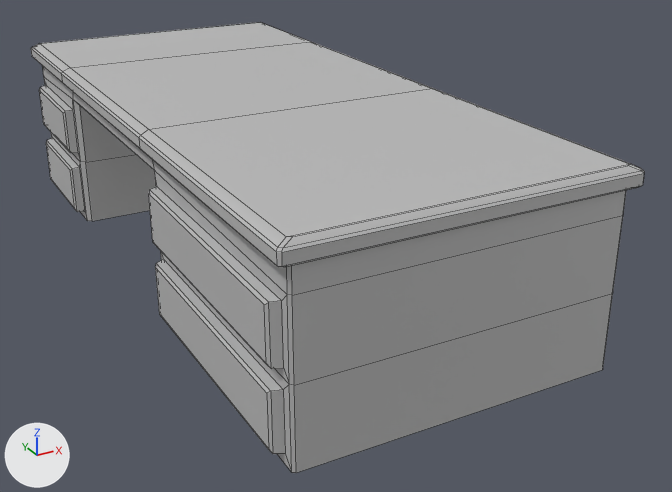
Renders of the FBX model Asset_Escritorio_High_1.fbx from each side of a commit.
Both versions are drawn from a camera (50 mm lens) standing at (-3.36, -4.22, 2.09) and looking at (-1.2, -0.29, 0.13). The lights are fixed; the arrows at lower left show +X, +Y and +Z. Mesh edges are drawn as thin lines. Where no turn or scale is listed for an object, it has been applied to the vertices.

The older version as bpy lines, for what is in view:
```python
me_mesh = bpy.data.meshes.new('Mesh')
me_mesh.from_pydata(...)  # 168 vertices, 160 faces; spans x -0.8..0.8, y -1.78..1.78, z -0.45..0.47
me_mesh.materials.append(mat_lambert1)  # grey #bcbcbc
ob_asset_escritorio_high_1 = bpy.data.objects.new('Asset_Escritorio_High_1', me_mesh)
ob_asset_escritorio_high_1.location = (-1.43, 0.0, 0.452)
```
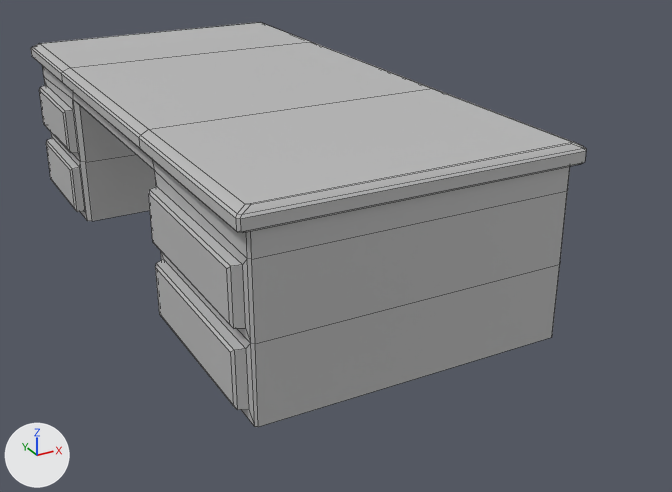
The newer file is also turned or shifted as a whole; pictures and numbers use the older file's frame.

Boxes (x1, y1, x2, y2) around the edits, measured in the pictures (672 x 492 px; the box of a moved part takes in the faces that stretch with it):
'Asset_Escritorio_High_1', reshaped (9% narrower, 10% shorter)
    before: (31, 22, 644, 473)
    after: (31, 22, 586, 427)
part 1 of me_mesh, moved or reshaped
    before: (186, 96, 644, 473)
    after: (186, 96, 586, 427)

Edits to the bpy script that builds the scene:
```text
Change me_mesh:
    where me_mesh.from_pydata(...)  # 168 vertices, 160 faces; spans x -0.8..0.8, y -1.78..1.78, z -0.45..0.47
    used by ob_asset_escritorio_high_1; location = (-1.43, 0.0, 0.452)
    me_mesh part 1: all 48 vertices in x -0.8..0.8, y -1.78..-1.66, z -0.45..0.47 are moved by (0.0, 0.33, 0.0)
```
